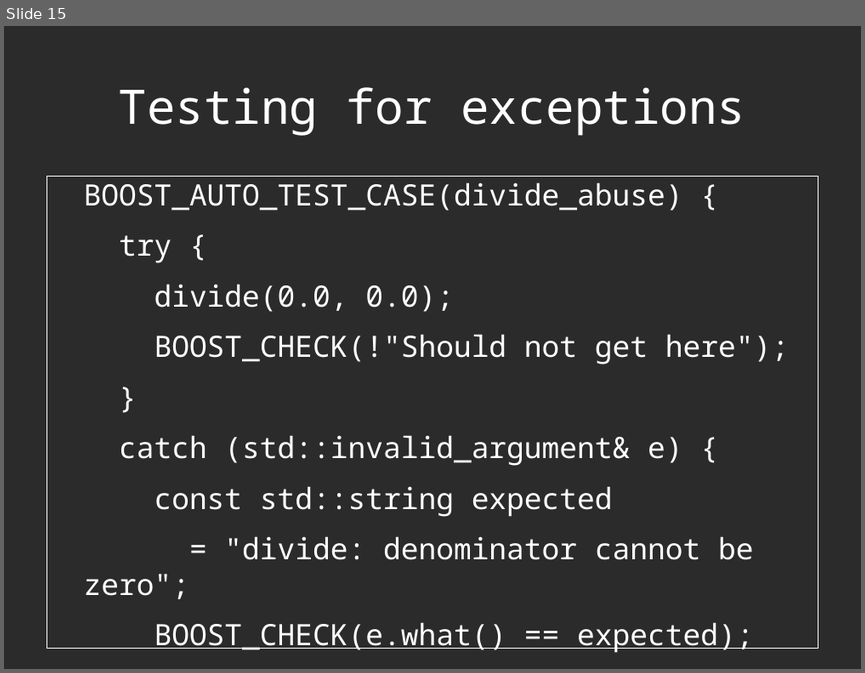
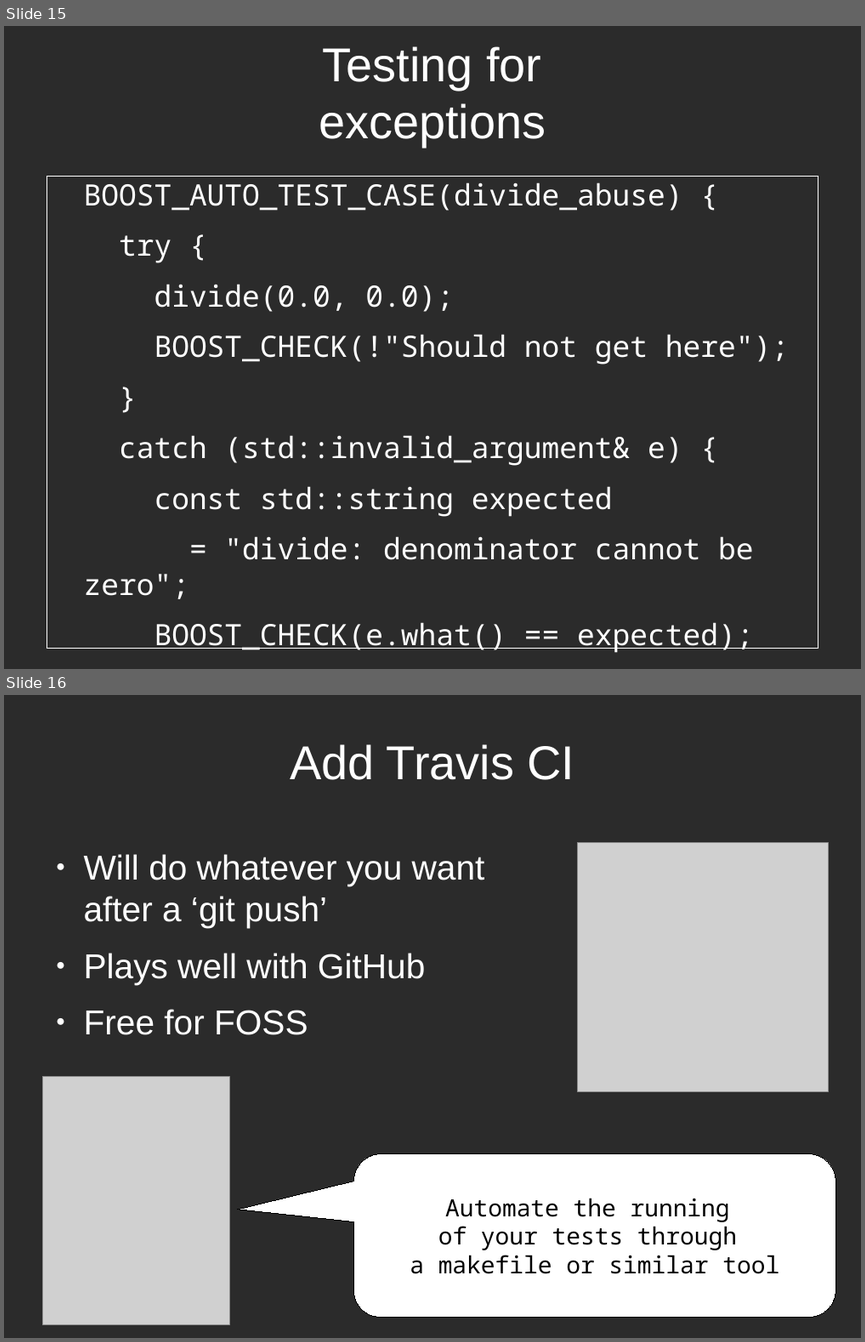
Before and after one commit to richelbilderbeek/CppPresentations, a slide deck: BoostTest/BoostTest.odp. Shown one above the other, each under a label of ours: slide 15 before the commit, slides 15 and 16 after it. The pictures are 865x673 and 865x1342 pixels, drawn with LibreOffice and Linux fonts; fonts in the diff are those of the drawing; grey boxes stand for pictures; background and template pictures are left out; a plain dark background stands for a picture behind light text. Boxes give left, top, right and bottom in pixels: in the first picture for what was removed or moved away, otherwise in the second. Text is boxed around its words. In the diff, an @@ line names an element or a change of style, - is before the commit and + after.

```diff
--- a/BoostTest/BoostTest.odp
+++ b/BoostTest/BoostTest.odp
@@ slide 16 added at [4,695,861,1338], background picture (left out) @@
@@ title added at [290,744,575,780], 44 pt, text #FFFFFF @@
+Add Travis CI
@@ picture added at [577,843,828,1091] @@
@@ text added at [84,854,485,1035], 32 pt, text #FFFFFF @@
+● Will do whatever you want after a ‘git push’
+● Plays well with GitHub
+● Free for FOSS
@@ picture added at [43,1077,229,1325] @@
@@ rounded speech box added at [354,1154,836,1317], fill #FFFFFF, outline #000000 0 pt, 22 pt, text #000000 @@
+Automate the running
+of your tests through
+a makefile or similar tool
@@ slide 15 changed as well @@
@@ title "Testing for exceptions": place and size @@
-title "Testing for exceptions" at [119,87,745,136]
+title "Testing for exceptions" at [318,46,545,147]
@@ title "Testing for exceptions" at [318,46,545,147]: font Noto Sans Mono to Arial @@
```
Also in this commit, not shown: 14 other slides changed, 5 other slides added, 6 other files.
